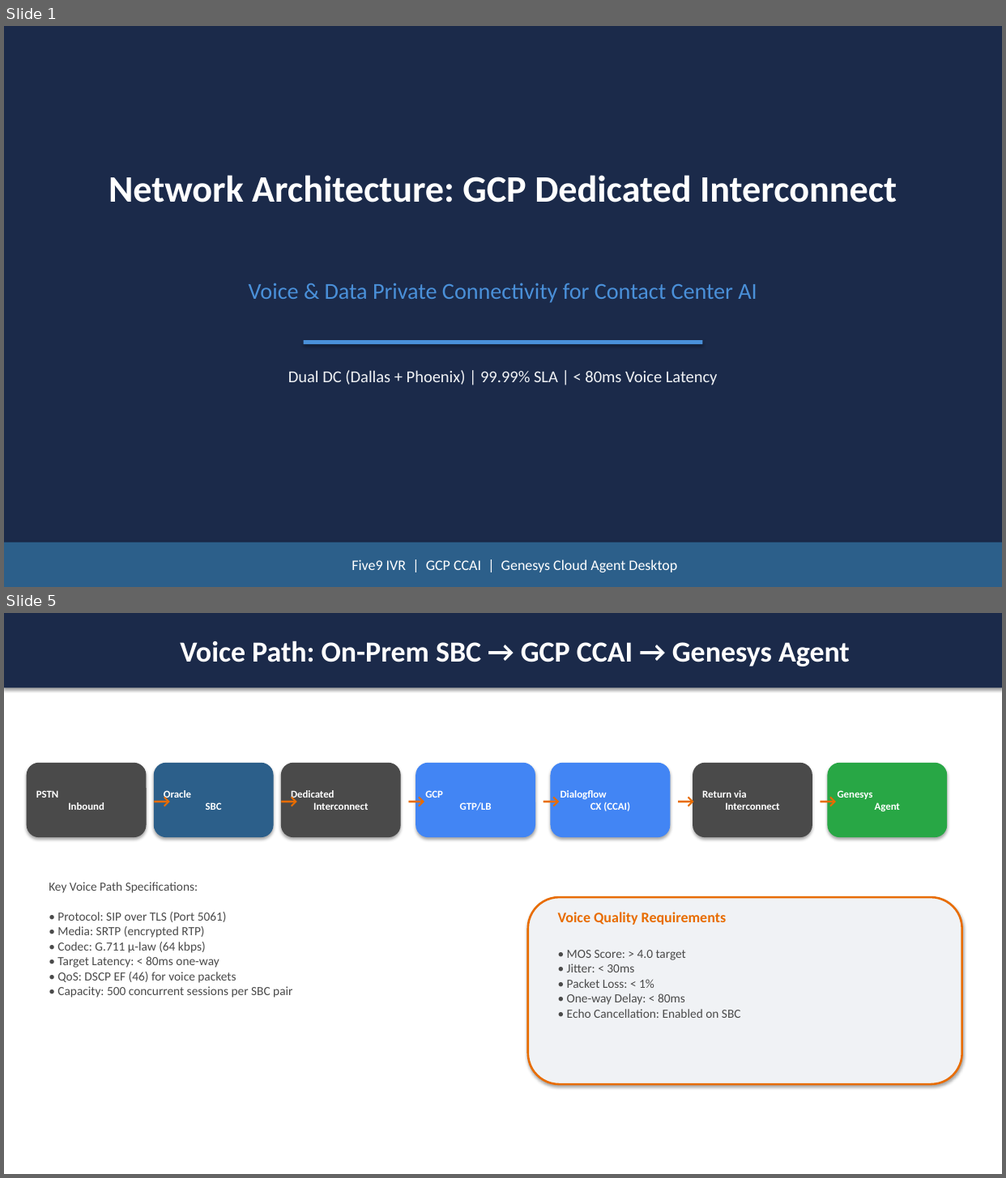
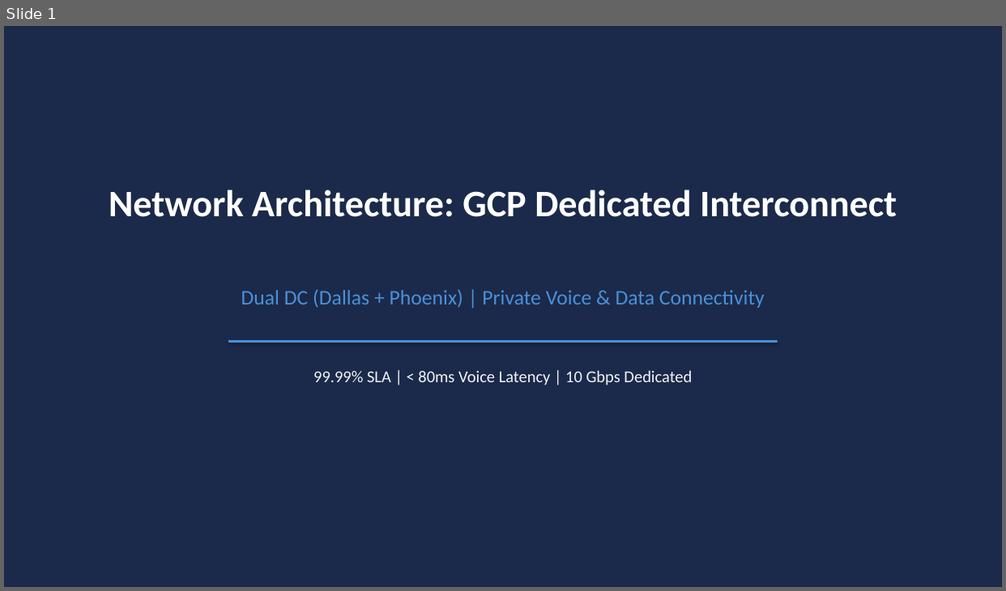
Before and after one commit to sunilsuryavanshi/hello_nw, a slide deck: docs/Five9_Genesys_Bridge_Executive_v1.pptx. Shown one above the other, each under a label of ours: slides 1 and 5 before the commit, slide 1 after it; the slides between them are not shown. The pictures are 1006x1178 and 1006x591 pixels, drawn with LibreOffice and Linux fonts; fonts in the diff are those of the drawing. Boxes give left, top, right and bottom in pixels: in the first picture for what was removed or moved away, otherwise in the second. Text is boxed around its words. In the diff, an @@ line names an element or a change of style, - is before the commit and + after.

Commit message:
Add Visio-style network diagram slides to executive PPT

```diff
--- a/docs/Five9_Genesys_Bridge_Executive_v1.pptx
+++ b/docs/Five9_Genesys_Bridge_Executive_v1.pptx
@@ slide 5 removed at <box>4,613,1002,1174</box>, background #FFFFFF @@
@@ rectangle removed at <box>4,613,1002,688</box> @@
-Voice Path: On-Prem SBC → GCP CCAI → Genesys Agent
@@ rounded rectangle removed at <box>27,763,147,837</box> @@
-PSTN
-Inbound
@@ rounded rectangle removed at <box>154,763,274,837</box> @@
-Oracle
-SBC
@@ rounded rectangle removed at <box>281,763,401,837</box> @@
-Dedicated
-Interconnect
@@ rounded rectangle removed at <box>415,763,535,837</box> @@
-GCP
-GTP/LB
@@ rounded rectangle removed at <box>551,763,671,837</box> @@
-Dialogflow
-CX (CCAI)
@@ rounded rectangle removed at <box>692,763,812,837</box> @@
-Return via
-Interconnect
@@ rounded rectangle removed at <box>828,763,948,837</box> @@
-Genesys
-Agent
@@ text removed at <box>147,786,177,815</box> @@
-→
@@ text removed at <box>274,786,304,815</box> @@
-→
@@ text removed at <box>401,786,431,815</box> @@
-→
@@ text removed at <box>535,786,565,815</box> @@
-→
@@ text removed at <box>671,786,701,815</box> @@
-→
@@ text removed at <box>812,786,842,815</box> @@
-→
@@ text removed at <box>49,882,292,998</box> @@
-Key Voice Path Specifications:
-• Protocol: SIP over TLS (Port 5061)
-• Media: SRTP (encrypted RTP)
-• Codec: G.711 μ-law (64 kbps)
-• Target Latency: < 80ms one-way
-• QoS: DSCP EF (46) for voice packets
-• Capacity: 500 concurrent sessions per SBC pair
@@ rounded rectangle removed at <box>528,897,962,1084</box> @@
@@ text removed at <box>558,912,726,925</box> @@
-Voice Quality Requirements
@@ text removed at <box>567,950,741,1018</box> @@
-• MOS Score: > 4.0 target
-• Jitter: < 30ms
-• Packet Loss: < 1%
-• One-way Delay: < 80ms
-• Echo Cancellation: Enabled on SBC
@@ slide 1 changed as well @@
@@ text "Network Architecture: GCP Dedicated Interconnect": place and size @@
-text "Network Architecture: GCP Dedicated Interconnect" at <box>108,175,897,203</box>
+text "Network Architecture: GCP Dedicated Interconnect" at <box>108,190,897,217</box>
@@ text at <box>241,289,765,308</box>: text changed; size 22 to 20 pt @@
-Voice & Data Private Connectivity for Contact Center AI
+Dual DC (Dallas + Phoenix) | Private Voice & Data Connectivity
@@ rectangle: place and size @@
-rectangle at <box>304,340,702,345</box>
+rectangle at <box>228,340,778,343</box>
@@ text at <box>313,370,692,386</box>: text changed @@
-Dual DC (Dallas + Phoenix) | 99.99% SLA | < 80ms Voice Latency
+99.99% SLA | < 80ms Voice Latency | 10 Gbps Dedicated
@@ rectangle removed at <box>4,543,1002,587</box> @@
-Five9 IVR | GCP CCAI | Genesys Cloud Agent Desktop
```
Also in this commit, not shown: 1 other slide changed, 4 slides added, 7 other slides removed, 1 other file.
